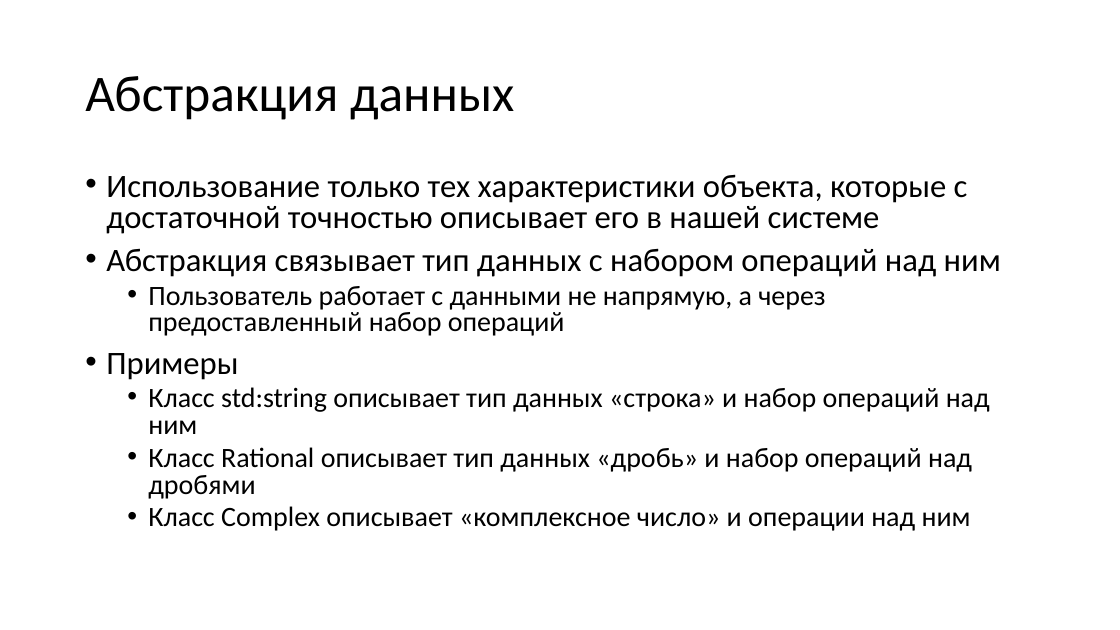
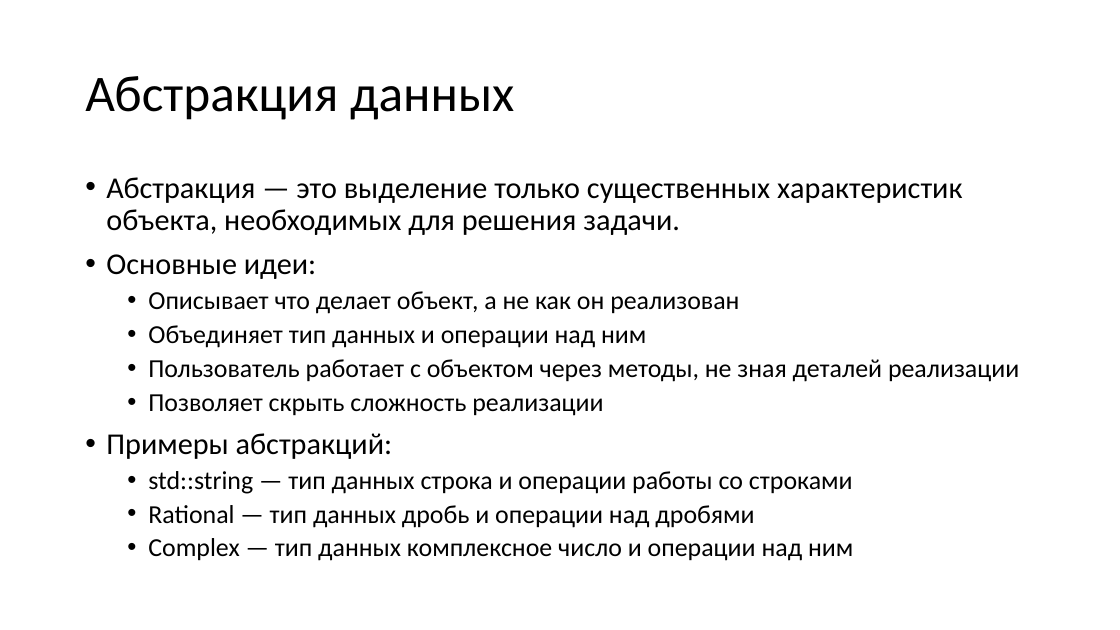
Before and after one commit to alexey-malov/oop, a slide deck: slide 7 of lectures/02/Основы ООП.pptx. Drawn at 1120x630 pixels with LibreOffice and Linux fonts; fonts in the diff are those of the drawing. Boxes give left, top, right and bottom in pixels: in the first picture for what was removed or moved away, otherwise in the second. Text is boxed around its words. In the diff, an @@ line names an element or a change of style, - is before the commit and + after.

```diff
--- a/lectures/02/Основы ООП.pptx
+++ b/lectures/02/Основы ООП.pptx
@@ text at (106, 177, 1019, 561): text changed; size 24 to 22.2 pt @@
-• Использование только тех характеристики объекта, которые с достаточной точностью описывает его в нашей системе
-• Абстракция связывает тип данных с набором операций над ним
-  • Пользователь работает с данными не напрямую, а через предоставленный набор операций
-• Примеры
-  • Класс std:string описывает тип данных «строка» и набор операций над ним
-  • Класс Rational описывает тип данных «дробь» и набор операций над дробями
-  • Класс Complex описывает «комплексное число» и операции над ним
+• Абстракция — это выделение только существенных характеристик объекта, необходимых для решения задачи.
+• Основные идеи:
+  • Описывает что делает объект, а не как он реализован
+  • Объединяет тип данных и операции над ним
+  • Пользователь работает с объектом через методы, не зная деталей реализации
+  • Позволяет скрыть сложность реализации
+• Примеры абстракций:
+  • std::string — тип данных строка и операции работы со строками
+  • Rational — тип данных дробь и операции над дробями
+  • Complex — тип данных комплексное число и операции над ним
```
Also in this commit, not shown: 29 other slides changed, 5 slides added, 8 slides removed, 2 other files.
